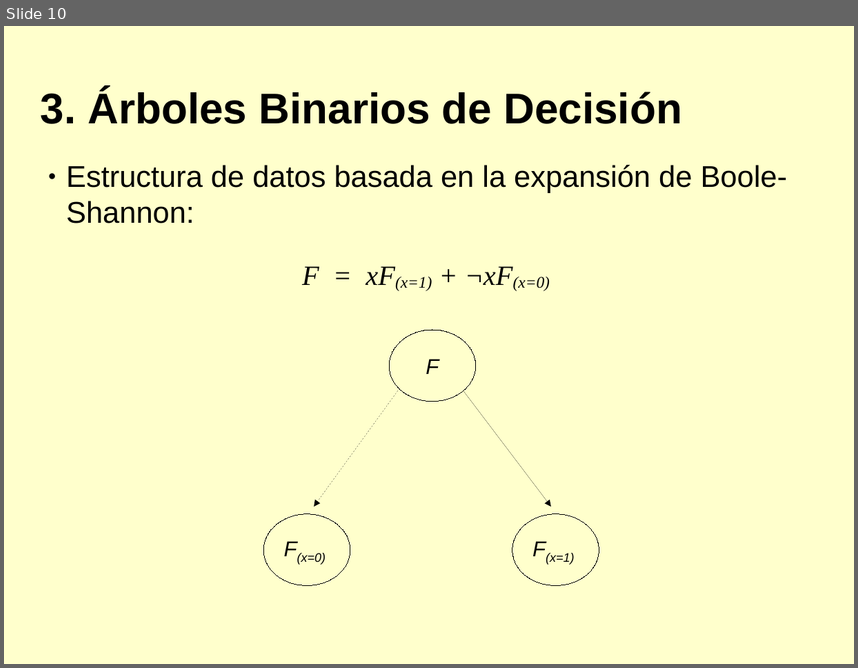
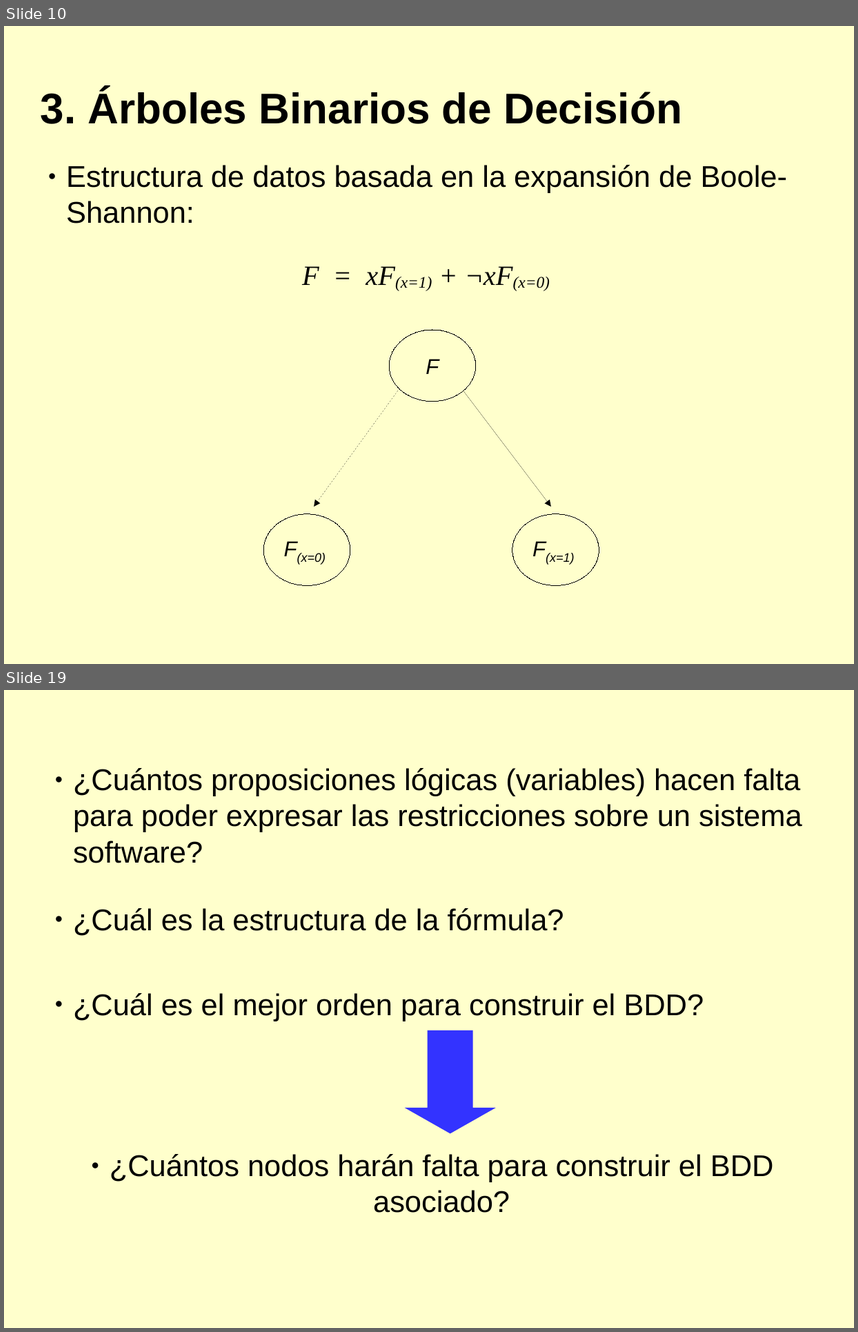
Before and after one commit to diegojromerolopez/djbdd, a slide deck: doc/presentacion.odp. Shown one above the other, each under a label of ours: slide 10 before the commit, slides 10 and 19 after it; the slides between them are not shown. The pictures are 858x668 and 858x1332 pixels, drawn with LibreOffice and Linux fonts; fonts in the diff are those of the drawing. Boxes give left, top, right and bottom in pixels: in the first picture for what was removed or moved away, otherwise in the second. Text is boxed around its words. In the diff, an @@ line names an element or a change of style, - is before the commit and + after.

```diff
--- a/doc/presentacion.odp
+++ b/doc/presentacion.odp
@@ slide 19 added at [4,690,854,1328], background #FFFFCC @@
@@ text added at [73,768,802,863], 28 pt, text #000000 @@
+● ¿Cuántos proposiciones lógicas (variables) hacen falta para poder expresar las restricciones sobre un sistema software?
@@ text added at [73,908,564,936], 28 pt, text #000000 @@
+● ¿Cuál es la estructura de la fórmula?
@@ text added at [73,993,704,1021], 28 pt, text #000000 @@
+● ¿Cuál es el mejor orden para construir el BDD?
@@ down arrow added at [405,1030,496,1134], fill #3333FF @@
@@ text added at [110,1154,774,1212], 28 pt, text #000000 @@
+● ¿Cuántos nodos harán falta para construir el BDD asociado?
```
Also in this commit, not shown: 1 slide changed, 14 other slides added, 3 other files.
